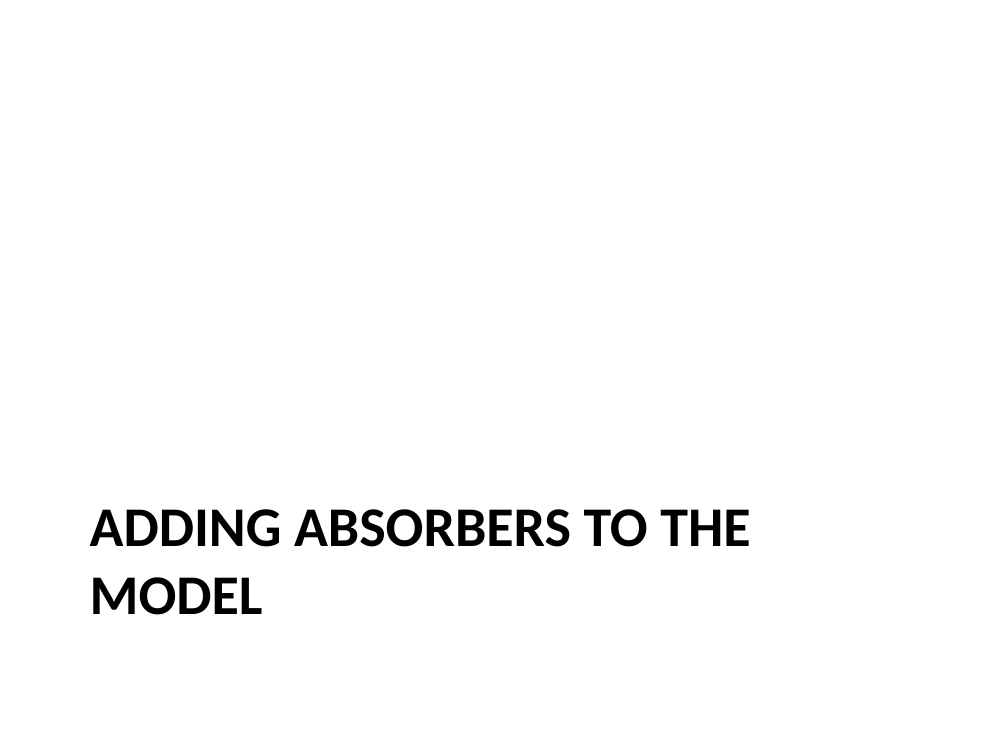
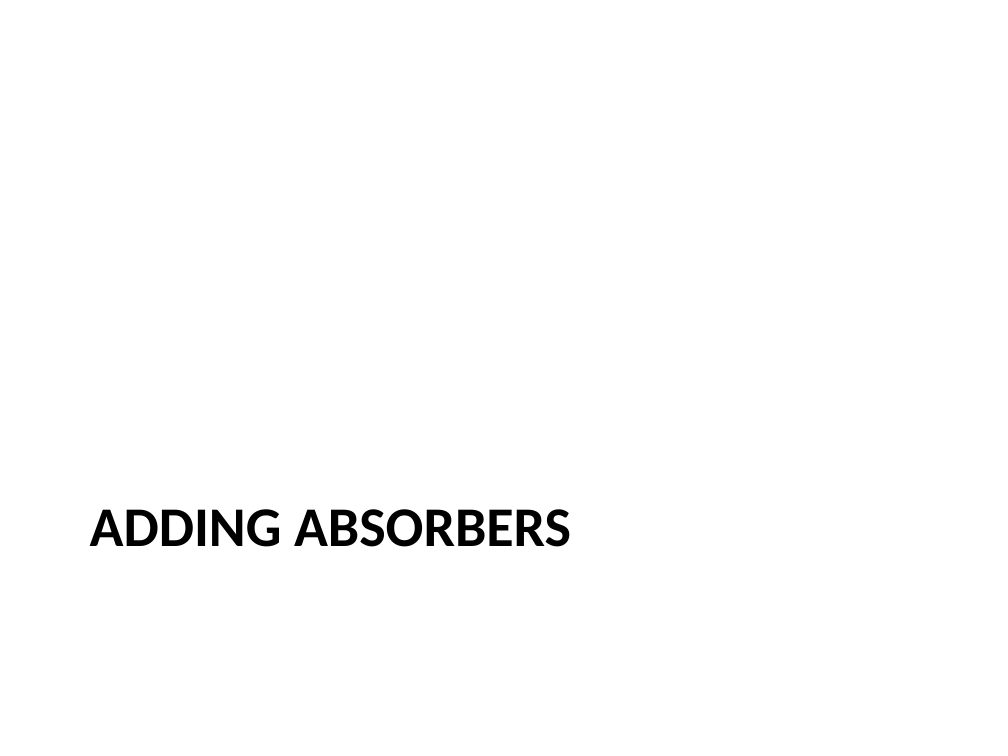
Before and after one commit to eric-wieser/cued-icw, a slide deck: slide 12 of powerpoint.pptx. Drawn at 1008x756 pixels with LibreOffice and Linux fonts; fonts in the diff are those of the drawing. Boxes give left, top, right and bottom in pixels: in the first picture for what was removed or moved away, otherwise in the second. Text is boxed around its words. In the diff, an @@ line names an element or a change of style, - is before the commit and + after.

```diff
--- a/powerpoint.pptx
+++ b/powerpoint.pptx
@@ title at (90, 509, 571, 547): text changed @@
-ADDING ABSORBERS TO THE MODEL
+ADDING ABSORBERS
```
Also in this commit, not shown: 9 other slides changed, 2 slides added, 1 slide removed.
